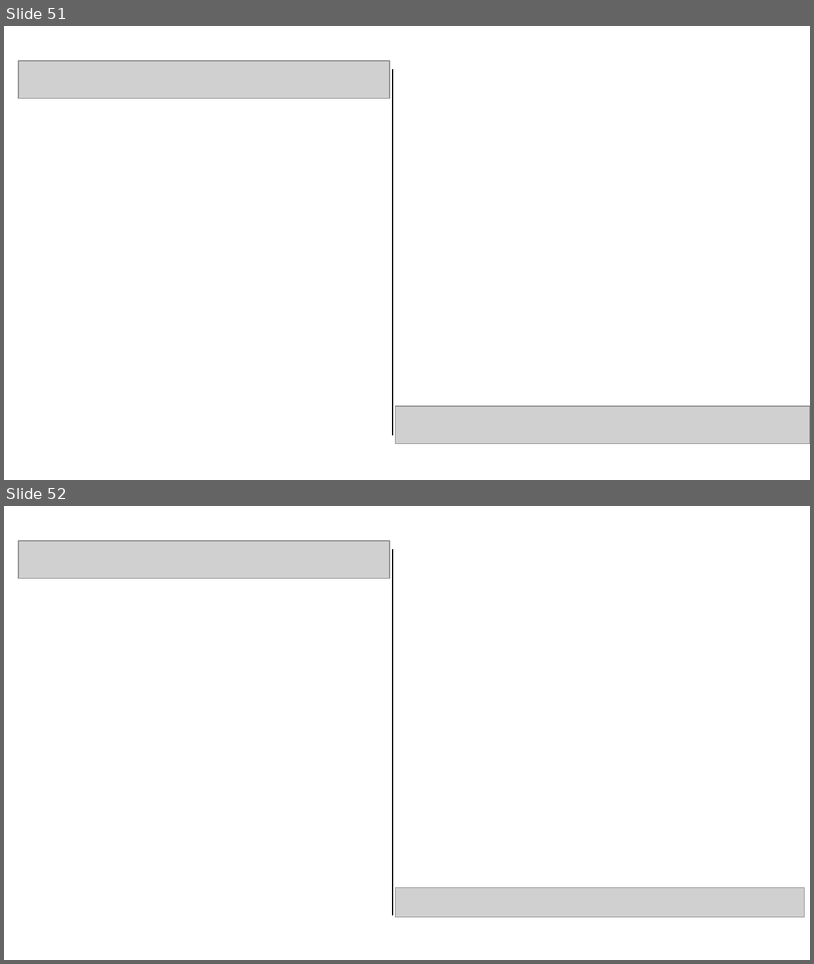
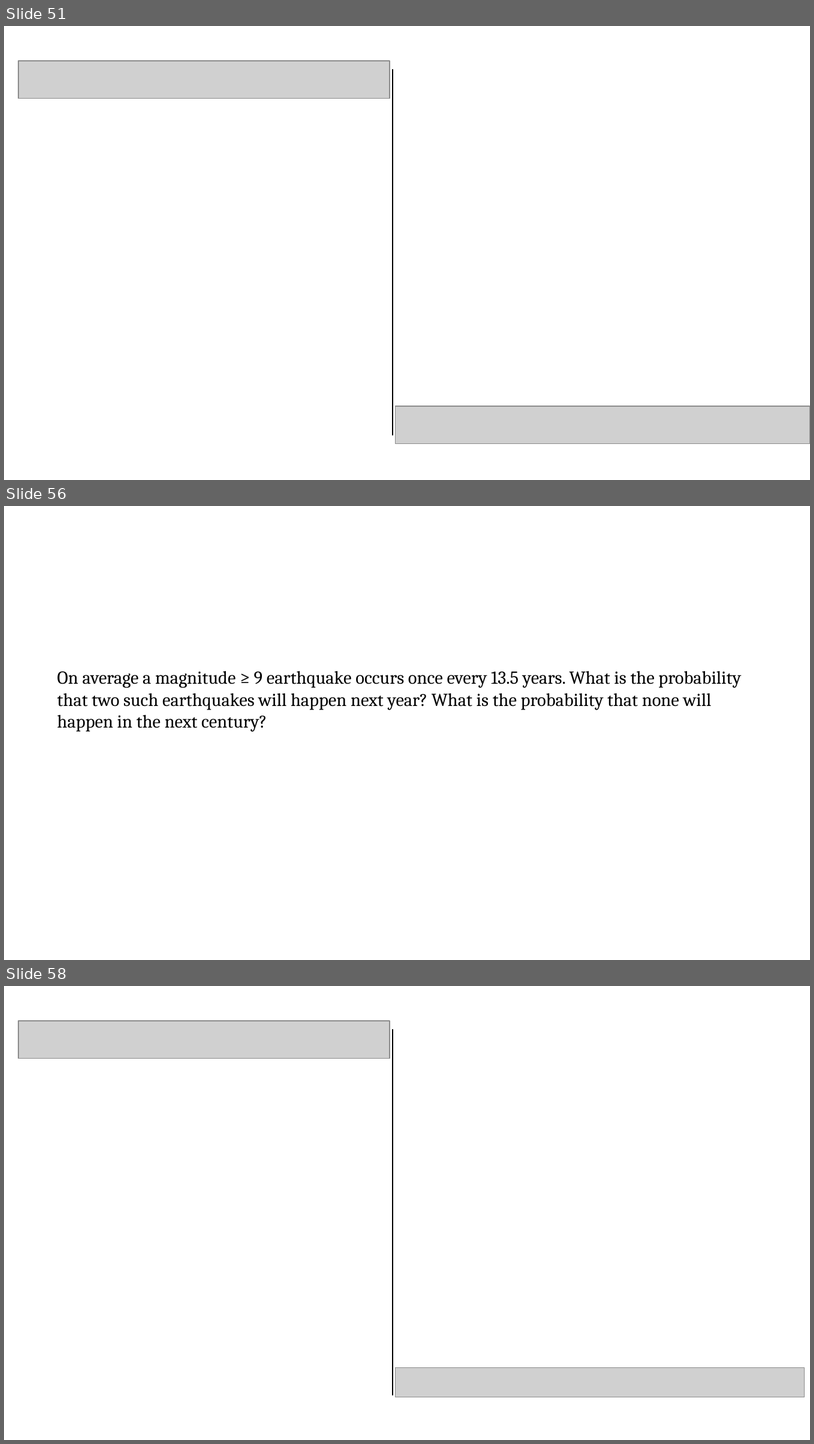
Before and after one commit to pvermees/geostats, a slide deck: slides/quizzes.odp. Shown one above the other, each under a label of ours: slides 51 and 52 before the commit, slides 51, 56 and 58 after it; the slides between them are not shown. The pictures are 814x964 and 814x1444 pixels, drawn with LibreOffice and Linux fonts; fonts in the diff are those of the drawing; grey boxes stand for pictures. Boxes give left, top, right and bottom in pixels: in the first picture for what was removed or moved away, otherwise in the second. Text is boxed around its words. In the diff, an @@ line names an element or a change of style, - is before the commit and + after.

```diff
--- a/slides/quizzes.odp
+++ b/slides/quizzes.odp
@@ slide 56 added at <box>4,506,810,960</box>, background #FFFFFF @@
@@ text added at <box>57,671,741,732</box>, 18 pt, text #000000 @@
+On average a magnitude ≥ 9 earthquake occurs once every 13.5 years. What is the probability that two such earthquakes will happen next year? What is the probability that none will happen in the next century?
@@ what was slide 52 is now slide 58 @@
```
Also in this commit, not shown: 1 slide changed, 5 other slides added, 3 other files.
